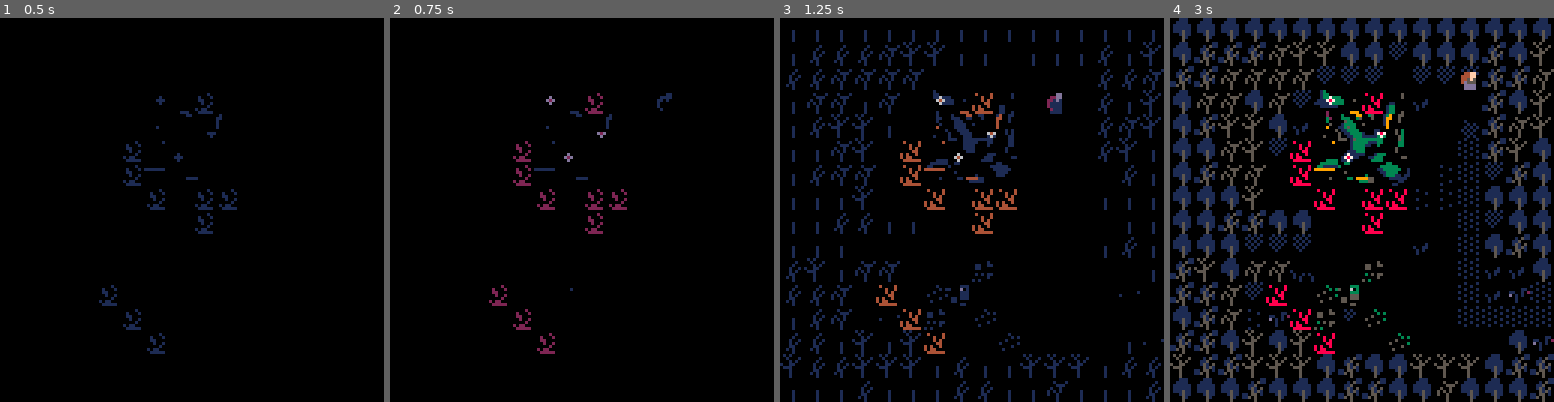
Above: before the commit, frames 1-4 (left to right).
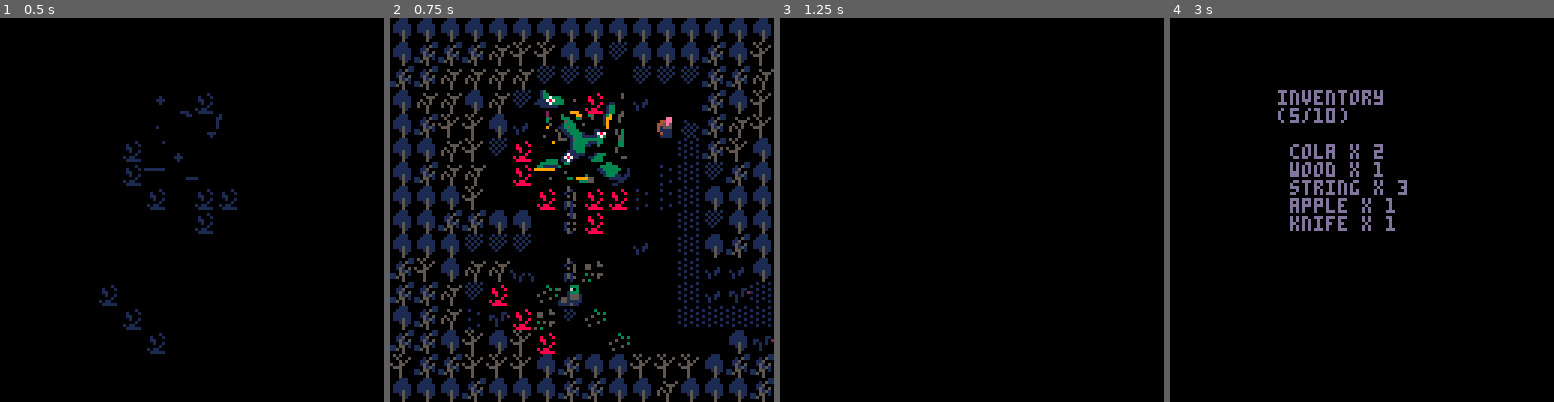
Above: after the commit, the same moments.

Repository: obsfx/zero-ld46
Game: PICO-8 cartridge ld46.p8
Same seed, same stepped clock (60 frames per second), same inputs: the game is played once before the commit and once after it.
Inputs:
- Up to frame 1 (0.5 s): tap X (X key) at 0.33 s
- Up to frame 2 (0.75 s): tap O (Z key) at 0.7 s
- Up to frame 3 (1.25 s): tap X (X key) at 1.07 s
- Up to frame 4 (3 s): hold Right 1.6-2.1 s; tap O (Z key) every 0.4 s from 1.7 to 2.9 s; tap X (X key) at 1.85, 2.97 s; hold Up 2.15-2.42 s; hold Right from 2.47 s (still down)

Frame 1 is identical in both runs. In frame 2, 30% of the frame differs, in the area x 0-100%, y 0-100%; in frame 3, 10%; in frame 4, 32%.

Commit message:
rooms and inventory

Diff:
--- a/kit.p8
+++ b/kit.p8
@@ -14,6 +14,10 @@
 	rectfill(x,y,x+w-1,y+h-1,c)
 end
 
+function drb(x,y,w,h,c)
+	rect(x,y,x+w-1,y+h-1,c)
+end
+
 function merge_t(t1,t2)
 	for k,v in pairs(t2) do
 		t1[k] = v
--- a/ld46.p8
+++ b/ld46.p8
@@ -2,7 +2,7 @@
 version 19
 __lua__
 #include kit.p8
-
+--zero
 function _init()
 	setscn(sc1)
 
@@ -11,7 +11,9 @@
 
 function _update()
 	_s.t+=1
-	_s.csc:u()
+	if _s.usts then
+		_s.csc:u()
+	end
 	ftick()
 end
 
@@ -19,14 +21,22 @@
 	pal()
 	cls()
 	if _s.fs==1 then fade(_s.ft) end
-	_s.csc:d()
+	if _s.dsts then
+		_s.csc:d()
+	end
 	dtltp()
 	dtxt()
+	dinv()
 end
 -->8
 --state
 _s={
+	plyr={},
 	t=0,
+
+	usts=true,
+	dsts=true,
+	msts=true,
 
 	ft=0,
 	ftt=0.02,
@@ -36,6 +46,8 @@
 
 	cx=0,
 	cy=0,
+	cc=0,
+	cr=0,
 	cox=0,
 	coy=0,
 
@@ -47,34 +59,54 @@
 
 	atxt=nil,
 	txtt=1,
+
+	inv=false,
+	invb={},
+	invi=1,
+
+	rmmode=false,
+	rmid=nil,
+	rmcx=0,
+	rmcy=0,
+	rmcw=0,
+	rmch=0,
+	oldpx=0,
+	oldpy=0
 }
 
 -->8
 --scenes
 sc1={
 	i=function(s)
-		s.p=player(88,24)
+		_s.plyr=player(11*8,4*8)
 		s.manms={
 			{112,2,25}
 		}
-		s.objs={}
+--		s.objs={}
 --		s.objs=scnmap()
-		add(s.objs,s.p)
+--		add(s.objs,s.p)
 	end,
 
 	u=function(s)
-		operate(s.objs)
+		_s.plyr:u()
+--		operate(s.objs)
 		mapanm(s.manms)
 --		s.p:u()
 	end,
 
 	d=function(s)
+		if _s.rmmode then
+			clip(_s.rmcx,_s.rmcy,_s.rmcw,_s.rmch)
+		end
+
 		map()
-		dall(s.objs)
+--		dall(s.objs)
+		_s.plyr:d()
 --		d_rb(s.objs, 11)
 --		d_rc(s.objs, 10)
 --		s.p:d()
 --		print(fget(1,0),1,1,10)
+		clip(0,0,128,128)
 	end
 }
 -->8
@@ -143,8 +175,8 @@
 function scnmap()
 	local objs={}
 
-	for y=0,15 do
-		for x=0,15 do
+	for y=_s.cr,_s.cr+15 do
+		for x=_s.cc,_s.cc+15 do
 			if isblk(x,y) then
 				add(objs,mobj(x*8,y*8,8,8,col,ovlp,dis))
 			end
@@ -155,9 +187,8 @@
 end
 
 function mapanm(anms)
-
-	for y=0,15 do
-		for x=0,15 do
+	for y=_s.cr,_s.cr+15 do
+		for x=_s.cc,_s.cc+15 do
 			for a in all(anms) do
 				if mget(x,y)>=a[1] and mget(x,y)<a[1]+a[2] then
 					mset(x,y,
@@ -191,14 +222,26 @@
 --hit
 function hit(x,y,w,h,flg)
 	local ts={}
-
+	printh(_s.cc.." ".._s.cr)
 	for i=x,x+w,w do
 		if getflg(i/8,y/8,flg) then
-			add(ts,{x=i/8,y=y/8,f=getflg(i/8,y/8,flg)})
+			add(ts,
+				{
+					x=i/8,
+					y=y/8,
+					f=getflg(i/8,y/8,flg)
+				}
+			)
 		end
 
 		if getflg(i/8,(y+h)/8,flg) then
-			add(ts,{x=i/8,(y+h)/8,f=getflg(i/8,(y+h)/8,flg)})
+			add(ts,
+				{
+					x=i/8,
+					y=(y+h)/8,
+					f=getflg(i/8,(y+h)/8,flg)
+				}
+			)
 		end
 	end
 
@@ -214,13 +257,104 @@
 	end
 end
 
+--text
 function dtxt()
 	if _s.atxt!=nil then
-		dr(0,108,128,24,0)
-		print("\n".._s.atxt,5,108,7)
-		print("\n\n"..txts.f[_s.txtt],5,108,10)
+		dr(0+_s.cx,108+_s.cy,128,24,0)
+		print("\n".._s.atxt,5+_s.cx,108+_s.cy,7)
+		print("\n\n"..txts.f[_s.txtt],5+_s.cx,108+_s.cy,10)
 		_s.atxt=nil
 	end
+end
+
+--inventory
+function openinv(pinv)
+	_s.msts=false
+
+	_s.invb=pinv
+	_s.invi=1
+
+	_s.ftt=0.08
+	setfade("out",function()
+		_s.dsts=false
+		_s.inv=true
+		setfade("in")
+	end)
+--	_s.dsts
+end
+
+function closeinv()
+	setfade("out",function()
+		_s.dsts=true
+		_s.inv=false
+		_s.msts=true
+		setfade("in")
+	end)
+end
+
+function dinv()
+	if _s.inv then
+--		dr(32,20,64,88,0)
+--		drb(32,20,64,88,1)
+		print("inventory\n("..#_s.invb.."/10)"
+		,36+_s.cx,24+_s.cy,6)
+
+		for i,v in pairs(_s.invb) do
+			local inm,q
+
+			inm=itms[v[1]].n
+			q=v[2]
+
+			print(inm.." x "..q,40+_s.cx,36+i*6+_s.cy,6)
+		end
+
+--		spr(131,34,36+_s.invi*6)
+	end
+end
+
+--camera
+function ucam(x,y)
+	_s.cc=flr(x/128)*16
+	_s.cr=flr(y/128)*16
+	_s.cx=flr(x/128)*128
+	_s.cy=flr(y/128)*128
+	camera(_s.cx,_s.cy)
+end
+
+--room
+function enterroom(x,y)
+	_s.ftt=0.08
+	_s.msts=false
+
+	_s.rmid="r"..x.."_"..y
+
+	_s.oldpx=_s.plyr.x
+	_s.oldpy=_s.plyr.y
+
+	_s.rmcx=rms[_s.rmid].cx
+	_s.rmcy=rms[_s.rmid].cy
+	_s.rmcw=rms[_s.rmid].cw
+	_s.rmch=rms[_s.rmid].ch
+
+	setfade("out",function()
+		_s.msts=true
+		_s.rmmode=true
+		_s.plyr.x=rms[_s.rmid].px
+		_s.plyr.y=rms[_s.rmid].py
+		setfade("in")
+	end)
+end
+
+function quitroom()
+	_s.msts=true
+
+	setfade("out",function()
+		_s.msts=true
+		_s.rmmode=false
+		_s.plyr.x=_s.oldpx
+		_s.plyr.y=_s.oldpy
+		setfade("in")
+	end)
 end
 -->8
 --obj
@@ -276,39 +410,75 @@
 			{52,2,20}
 		},
 
+		inv={
+			{1,2},
+			{2,1},
+			{3,3},
+			{4,1},
+			{7,1},
+		},
+
+		mvu=function(s)
+			if _s.msts then
+				local mvd=false
+
+				s.dx=0
+				s.dy=0
+
+				if btn(0) then
+					s.dx=-s.sx
+					s.flp=true
+					mvd=true
+				end
+				if btn(1) then
+					s.dx=s.sx
+					s.flp=false
+					mvd=true
+				end
+				if btn(2) then
+					s.dy=-s.sy
+					mvd=true
+				end
+				if btn(3) then
+					s.dy=s.sy
+					mvd=true
+				end
+
+				if mvd then
+					s:mv()
+					s.canm=s.anms[1]
+				else
+					s.canm=s.anms[2]
+				end
+
+				s:chckintr()
+			end
+		end,
+
 		u=function(s)
-			local mvd=false
-
-			s.dx=0
-			s.dy=0
-
-			if btn(0) then
-				s.dx=-s.sx
-				s.flp=true
-				mvd=true
-			end
-			if btn(1) then
-				s.dx=s.sx
-				s.flp=false
-				mvd=true
-			end
-			if btn(2) then
-				s.dy=-s.sy
-				mvd=true
-			end
-			if btn(3) then
-				s.dy=s.sy
-				mvd=true
-			end
-
-			if mvd then
-				s:mv()
-				s.canm=s.anms[1]
-			else
-				s.canm=s.anms[2]
-			end
-
-			s:chckintr()
+			s:mvu()
+			ucam(s.x,s.y)
+			if btnp(4) then
+				if _s.inv then
+					closeinv()
+				else
+					openinv(s.inv)
+				end
+			end
+
+--			if _s.inv then
+--				if btnp(2) then
+--					if _s.invi>1 then
+--						_s.invi-=1
+--					end
+--				end
+--
+--				if btnp(3) then
+--					if _s.invi<#_s.invb then
+--						_s.invi+=1
+--					end
+--				end
+--			end
 		end,
 
 		chckintr=function(s)
@@ -327,7 +497,21 @@
 			_s.tltp={x=x,y=y}
 			if id==71 then
 				_s.atxt=txts.rf
-				printh(txts.rf)
+			end
+
+			if fget(id,7) then
+				_s.atxt=txts.rme
+
+				if btnp(5) then
+					enterroom(x,y)
+				end
+			end
+
+			if fget(id,6) then
+				_s.atxt=txts.rmq
+				if btnp(5) then
+					quitroom()
+				end
 			end
 		end,
 
@@ -341,12 +525,104 @@
 	return merge_t(t,mob(x,y,8,8,1,1))
 end
 -->8
+--data
 txts={
 	f={
 		"(❎) interact"
 	},
-	rf="rf transmitter"
+	rf="repair rf transmitter",
+	rme="enter",
+	rmq="quit"
 }
+
+--items
+itms={
+	{n="cola",s=1},
+	{n="wood",s=1},
+	{n="string",s=1},
+	{n="apple",s=1},
+	{n="water",s=1},
+	{n="band-aid",s=1},
+
+	{n="knife",s=0},
+}
+
+--rooms
+rms={
+	r26_7={
+		px=56,
+		py=168,
+		cx=8,
+		cy=8,
+		cw=80,
+		ch=56
+	},
+	r26_12={
+		px=96,
+		py=176,
+		cx=80,
+		cy=24,
+		cw=48,
+		ch=48
+	}
+}
+…(57 lines of a section not shown)…
 
 
 
@@ -421,21 +697,29 @@
 
 __gff__
 0000000000000000000000000000000000000000000000000000000000000000000000000000000000000000000000000000000000000000000000000000000000000000000000050000000100000000000000000000000000000000010000000000000000000001010101000101000001010000000000000000000000000100
+0000000000000000000001000101010100000000000000010000010001000001000000000000000000468600010000010101000000000001010101000101010100000000000000000000000000000000000000000000000000000000000000000000000000000000000000000000000000000000000000000000000000000000
+__map__
+6767676767676767676767676767676767676767676767676767676767676767000000000000000000000000000000000000000000000000000000000000000000000000000000000000000000000000000000000000000000000000000000000000000000000000000000000000000000000000000000000000000000000000
+676868686a696967677767676768676967676700000067670068676869676867000000000000000000000000000000000000000000000000000000000000000000000000000000000000000000000000000000000000000000000000000000000000000000000000000000000000000000000000000000000000000000000000
+68686a6a6a6a7777770077777768686a67000000690000000000000069696767000000000000000000000000000000000000000000000000000000000000000000000000000000000000000000000000000000000000000000000000000000000000000000000000000000000000000000000000000000000000000000000000
+676a6a676a774b4c714e42000068676969404069698097979797979769696967000000000000000000000000000000000000000000000000000000000000000000000000000000000000000000000000000000000000000000000000000000000000000000000000000000000000000000000000000000000000000000000000
+6768696967425b5c5d5e400064686a6969406977779797979797979797696967000000000000000000000000000000000000000000000000000000000000000000000000000000000000000000000000000000000000000000000000000000000000000000000000000000000000000000000000000000000000000000000000
+67676a6977716b6c6d6e40007468696767407700809797979797979797776867000000000000000000000000000000000000000000000000000000000000000000000000000000000000000000000000000000000000000000000000000000000000000000000000000000000000000000000000000000000000000000000000
+67686a6a40717b7c7d7e4044747768676740004280bab7bab7b7b9b7ba006867000000000000000000000000000000000000000000000000000000000000000000000000000000000000000000000000000000000000000000000000000000000000000000000000000000000000000000000000000000000000000000000000
+67676769404071577170444474676767676a0000808045420000aa0000006767000000000000000000000000000000000000000000000000000000000000000000000000000000000000000000000000000000000000000000000000000000000000000000000000000000000000000000000000000000000000000000000000
+67676868676740587100000074776767696a7400676900000000749797976867000000000000000000000000000000000000000000000000000000000000000000000000000000000000000000000000000000000000000000000000000000000000000000000000000000000000000000000000000000000000000000000000
+6767677777774040404042007467686769686874776900420097979797976767000000000000000000000000000000000000000000000000000000000000000000000000000000000000000000000000000000000000000000000000000000000000000000000000000000000000000000000000000000000000000000000000
+6869676a6a510057480000007442426769687774007774747497979797976867000000000000000000000000000000000000000000000000000000000000000000000000000000000000000000000000000000000000000000000000000000000000000000000000000000000000000000000000000000000000000000000000
+68686a77700049474040400074424574777740744040744052b7b9b7b8ba6767000000000000000000000000000000000000000000000000000000000000000000000000000000000000000000000000000000000000000000000000000000000000000000000000000000000000000000000000000000000000000000000000
+67686a4445704878494040007474747474747474747474747474aa4569676767000000000000000000000000000000000000000000000000000000000000000000000000000000000000000000000000000000000000000000000000000000000000000000000000000000000000000000000000000000000000000000000000
+6868676967697040404900000000674567676767404040407440407474696867000000000000000000000000000000000000000000000000000000000000000000000000000000000000000000000000000000000000000000000000000000000000000000000000000000000000000000000000000000000000000000000000
+6968686969696768676769696967686867686769696769687474747467696867000000000000000000000000000000000000000000000000000000000000000000000000000000000000000000000000000000000000000000000000000000000000000000000000000000000000000000000000000000000000000000000000
+67676768676767686867676a6767676867676768676767676768676769696767000000000000000000000000000000000000000000000000000000000000000000000000000000000000000000000000000000000000000000000000000000000000000000000000000000000000000000000000000000000000000000000000
 0000000000000000000000000000000000000000000000000000000000000000000000000000000000000000000000000000000000000000000000000000000000000000000000000000000000000000000000000000000000000000000000000000000000000000000000000000000000000000000000000000000000000000
-__map__
-6767676767676767676767676767676700000000000000000000000000000000000000000000000000000000000000000000000000000000000000000000000000000000000000000000000000000000000000000000000000000000000000000000000000000000000000000000000000000000000000000000000000000000
-676868686a696967677767676768676900000000000000000000000000000000000000000000000000000000000000000000000000000000000000000000000000000000000000000000000000000000000000000000000000000000000000000000000000000000000000000000000000000000000000000000000000000000
-68686a6a6a6a7777770077777768686a00000000000000000000000000000000000000000000000000000000000000000000000000000000000000000000000000000000000000000000000000000000000000000000000000000000000000000000000000000000000000000000000000000000000000000000000000000000
-676a6a676a774b4c714e42000068676900000000000000000000000000000000000000000000000000000000000000000000000000000000000000000000000000000000000000000000000000000000000000000000000000000000000000000000000000000000000000000000000000000000000000000000000000000000
-6768696967425b5c5d5e400064686a6900000000000000000000000000000000000000000000000000000000000000000000000000000000000000000000000000000000000000000000000000000000000000000000000000000000000000000000000000000000000000000000000000000000000000000000000000000000
-67676a6977716b6c6d6e40007468696700000000000000000000000000000000000000000000000000000000000000000000000000000000000000000000000000000000000000000000000000000000000000000000000000000000000000000000000000000000000000000000000000000000000000000000000000000000
-67686a6a40717b7c7d7e40447477686700000000000000000000000000000000000000000000000000000000000000000000000000000000000000000000000000000000000000000000000000000000000000000000000000000000000000000000000000000000000000000000000000000000000000000000000000000000
-6767676940407140717044447467676700000000000000000000000000000000000000000000000000000000000000000000000000000000000000000000000000000000000000000000000000000000000000000000000000000000000000000000000000000000000000000000000000000000000000000000000000000000
-6767686867674040710000007477676700000000000000000000000000000000000000000000000000000000000000000000000000000000000000000000000000000000000000000000000000000000000000000000000000000000000000000000000000000000000000000000000000000000000000000000000000000000
-6767677777774040404042007467686700000000000000000000000000000000000000000000000000000000000000000000000000000000000000000000000000000000000000000000000000000000000000000000000000000000000000000000000000000000000000000000000000000000000000000000000000000000
-6869676a6a510040480000007442426700000000000000000000000000000000000000000000000000000000000000000000000000000000000000000000000000000000000000000000000000000000000000000000000000000000000000000000000000000000000000000000000000000000000000000000000000000000
-68686a7770004947404040007442457400000000000000000000000000000000000000000000000000000000000000000000000000000000000000000000000000000000000000000000000000000000000000000000000000000000000000000000000000000000000000000000000000000000000000000000000000000000
-67686a4445704878494040007474747400000000000000000000000000000000000000000000000000000000000000000000000000000000000000000000000000000000000000000000000000000000000000000000000000000000000000000000000000000000000000000000000000000000000000000000000000000000
-6868676967697040404900000000674500000000000000000000000000000000000000000000000000000000000000000000000000000000000000000000000000000000000000000000000000000000000000000000000000000000000000000000000000000000000000000000000000000000000000000000000000000000
-6968686969696768676769696967686800000000000000000000000000000000000000000000000000000000000000000000000000000000000000000000000000000000000000000000000000000000000000000000000000000000000000000000000000000000000000000000000000000000000000000000000000000000
-67676768676767686867676a6767676800000000000000000000000000000000000000000000000000000000000000000000000000000000000000000000000000000000000000000000000000000000000000000000000000000000000000000000000000000000000000000000000000000000000000000000000000000000
+0000000000000000000000000000000000000000000000000000000000000000000000000000000000000000000000000000000000000000000000000000000000000000000000000000000000000000000000000000000000000000000000000000000000000000000000000000000000000000000000000000000000000000
+0000008c8d8e8d8e8f0000000000000000000000000000000000000000000000000000000000000000000000000000000000000000000000000000000000000000000000000000000000000000000000000000000000000000000000000000000000000000000000000000000000000000000000000000000000000000000000
+00008cb09d009d9eb18f0000008c8e8f00000000000000000000000000000000000000000000000000000000000000000000000000000000000000000000000000000000000000000000000000000000000000000000000000000000000000000000000000000000000000000000000000000000000000000000000000000000
+00009c000000ad00009f008c8eb0009f00000000000000000000000000000000000000000000000000000000000000000000000000000000000000000000000000000000000000000000000000000000000000000000000000000000000000000000000000000000000000000000000000000000000000000000000000000000
+0000bcbdbdbebea9bebf00acad00ad9f00000000000000000000000000000000000000000000000000000000000000000000000000000000000000000000000000000000000000000000000000000000000000000000000000000000000000000000000000000000000000000000000000000000000000000000000000000000
+0000000000008a9a9a0000bca9bebebf00000000000000000000000000000000000000000000000000000000000000000000000000000000000000000000000000000000000000000000000000000000000000000000000000000000000000000000000000000000000000000000000000000000000000000000000000000000
+00000000000000000000008a9a8a000000000000000000000000000000000000000000000000000000000000000000000000000000000000000000000000000000000000000000000000000000000000000000000000000000000000000000000000000000000000000000000000000000000000000000000000000000000000
Not shown, changed: 77 lines of the sprite sheet (__gfx__) section of ld46.p8
